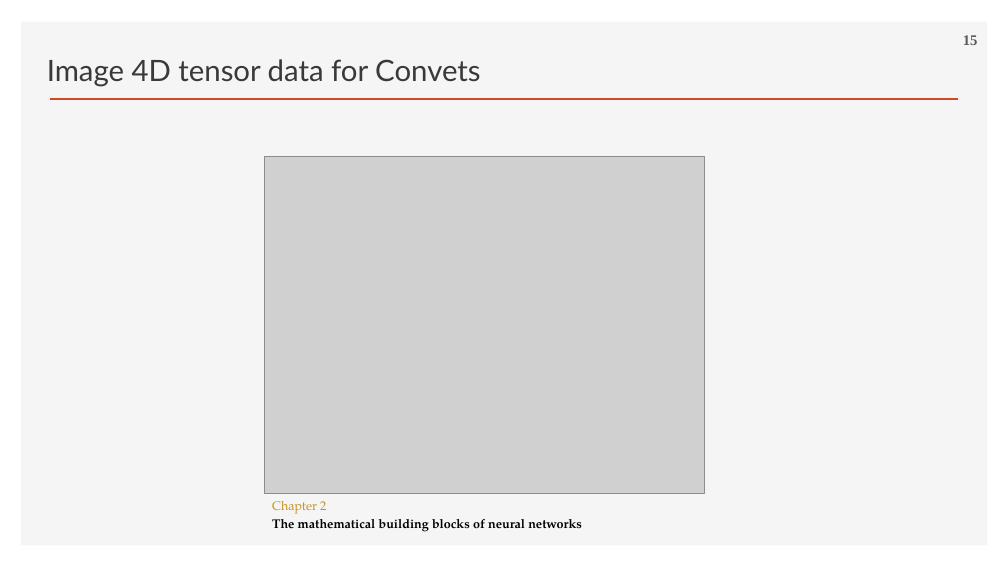
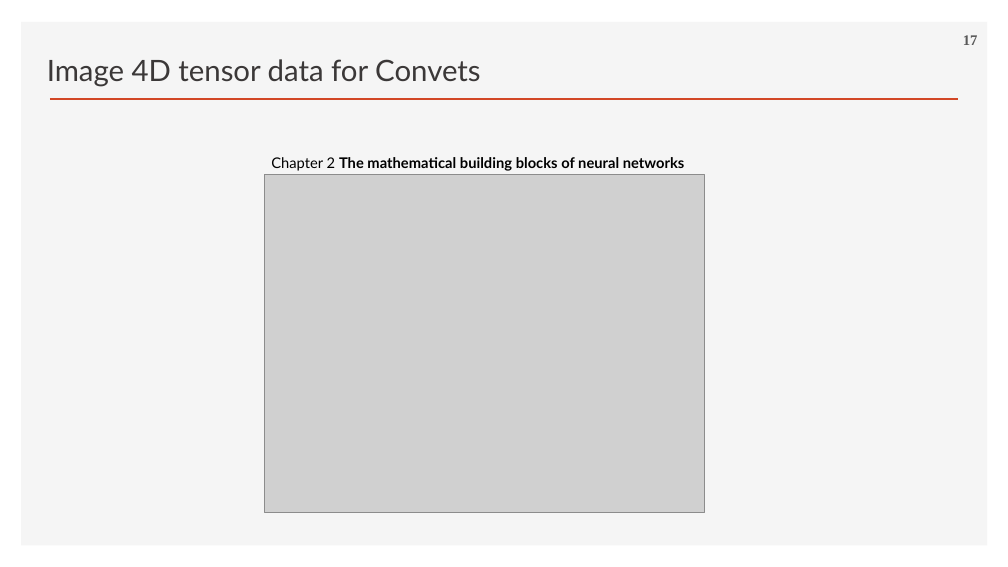
Before and after one commit to ancestor9/2026_Fall_Deep-Learning-with-Python, a slide deck: slide 17 of Chapter 13 Timeseries forecasting.pptx (slide 15 before the commit). Drawn at 1008x567 pixels with LibreOffice and Linux fonts; fonts in the diff are those of the drawing; grey boxes stand for pictures; background and template pictures are left out. Boxes give left, top, right and bottom in pixels: in the first picture for what was removed or moved away, otherwise in the second. Text is boxed around its words. In the diff, an @@ line names an element or a change of style, - is before the commit and + after.

```diff
--- a/Chapter 13 Timeseries forecasting.pptx
+++ b/Chapter 13 Timeseries forecasting.pptx
@@ page number at bbox=[963, 35, 978, 45]: text changed @@
-15
+17
@@ picture: place and size @@
-picture at bbox=[265, 157, 704, 495]
+picture at bbox=[265, 175, 704, 513]
@@ text at bbox=[271, 157, 685, 171]: text changed; size 12 to 14 pt; font TeX Gyre Pagella to Lato @@
-Chapter 2
-The mathematical building blocks of neural networks
+Chapter 2 The mathematical building blocks of neural networks
```
Also in this commit, not shown: 13 other slides changed, 5 slides added, 1 slide removed.
